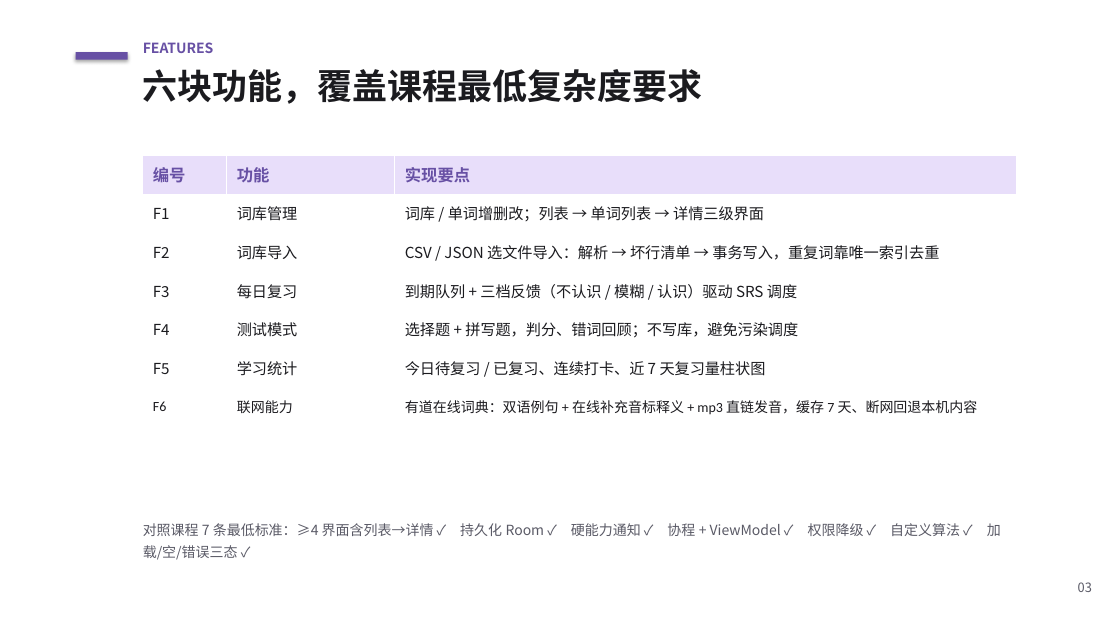
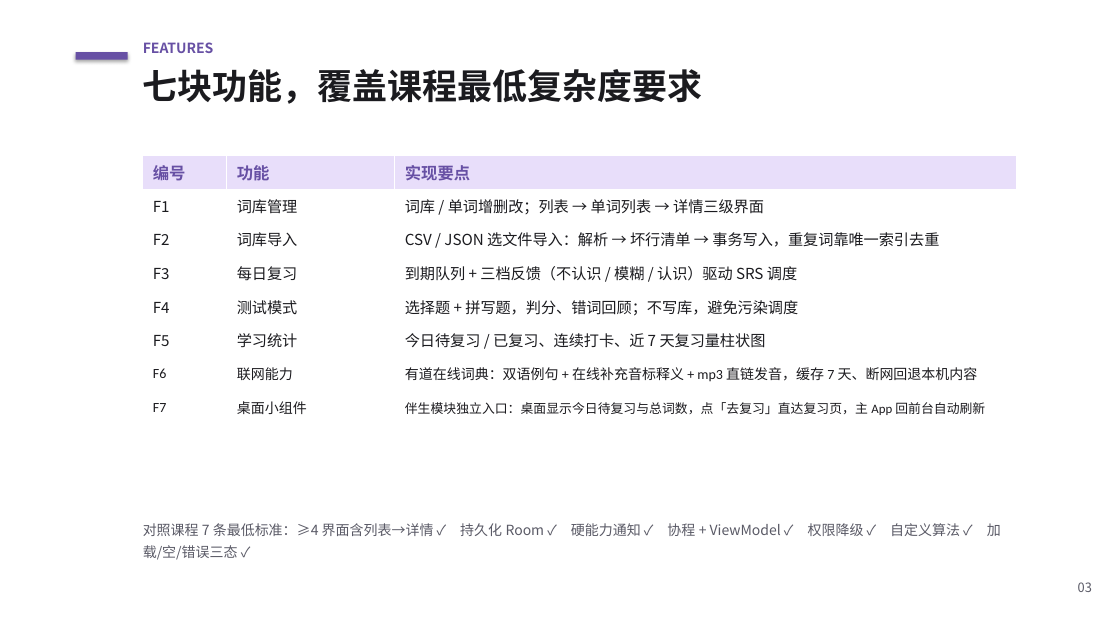
Before and after one commit to XuCong-0920/course-design, a slide deck: slide 3 of docs/演示PPT.pptx. Drawn at 1120x630 pixels with LibreOffice and Linux fonts; fonts in the diff are those of the drawing. Boxes give left, top, right and bottom in pixels: in the first picture for what was removed or moved away, otherwise in the second. Text is boxed around its words. In the diff, an @@ line names an element or a change of style, - is before the commit and + after.

Commit message:
docs: 班级更正为物联网242，开发文档补桌面小组件章节；新增用户测试报告并同步 PPT/README

```diff
--- a/docs/演示PPT.pptx
+++ b/docs/演示PPT.pptx
@@ text at box(143, 69, 703, 104): text changed @@
-六块功能，覆盖课程最低复杂度要求
+七块功能，覆盖课程最低复杂度要求
@@ table at box(143, 155, 1017, 424) @@
+row 8: F7 | 桌面小组件 | 伴生模块独立入口：桌面显示今日待复习与总词数，点「去复习」直达复习页，主 App 回前台自动刷新
```
Also in this commit, not shown: 2 other slides changed, 4 other files.
